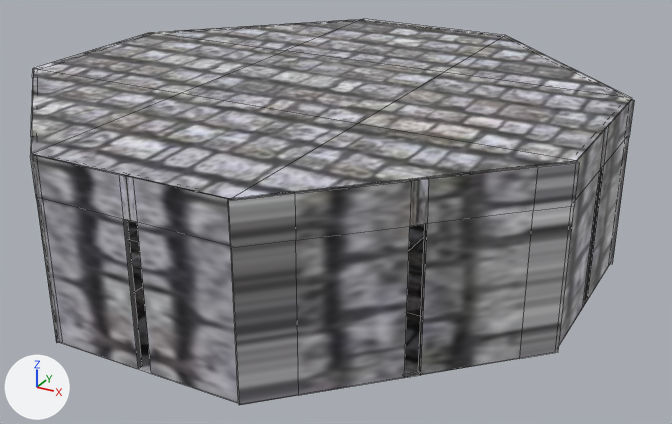
Renders of the Blender file models/Buildings/archer_tower.blend from each side of a commit.
Rendered twice from a 50 mm camera at (78.5, -135.9, 74.4) aimed at (4.6, -1.4, 7.2). Arrows for +X, +Y and +Z are at lower left; the lights stay in place. Mesh edges are drawn as thin lines.
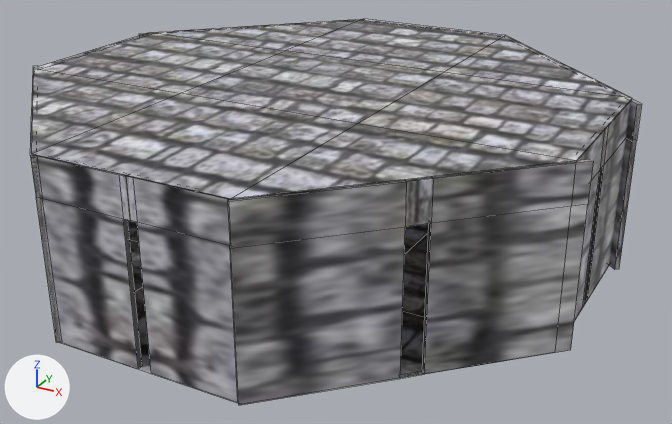
Where the change shows, as pixel boxes [x1, y1, x2, y2] in the pictures (672 x 424 px):
'Cube.002', reshaped, rescaled
    before: [30, 73, 634, 405]
    after: [30, 33, 642, 405]
part 1 of me_cube_005, cut back
    before: [30, 137, 299, 405]
    after: [30, 156, 239, 404]
part 2 of me_cube_005, cut back
    before: [32, 73, 634, 358]
    after: [615, 104, 642, 269]

Diff of the bpy script that builds the scene:
```diff
--- a/models/Buildings/archer_tower.blend.py
+++ b/models/Buildings/archer_tower.blend.py
@@ me_cube_005 @@
 # used by ob_cube_002; parent = ob_cube_001; location = (33.53, -32.02, 1.003); rotation_euler = (0.0, 0.0, -0.785), in degrees (0, 0, -45)
 # verts and faces of me_cube_005; kept vertices keep their numbers, new ones are numbered from 36
 # before: 0 (0.1, -16.6, -1.0), 1 (0.1, -16.6, 28.9), 4 (1.0, -16.6, -1.0) at pixel (298, 395), 5 (1.0, -16.6, 28.9) at pixel (294, 193), 16 (0.1, -16.6, 22.6)
 # before: 19 (1.0, -16.6, 22.6) at pixel (295, 240), 30 (0.1, -24.9, 22.6) at pixel (230, 245), 31 (0.1, -24.9, 28.9) at pixel (227, 198), 32 (1.0, -24.9, 22.6) at pixel (231, 248), 33 (1.0, -24.9, -1.0) at pixel (239, 405)
 # before: 34 (0.1, -24.9, -1.0) at pixel (237, 401), 35 (1.0, -24.9, 28.9) at pixel (228, 201)
 # before: 2 (0.1, 16.6, -1.0), 3 (0.1, 16.6, 28.9) at pixel (534, 165), 6 (1.0, 16.6, -1.0) at pixel (519, 358), 7 (1.0, 16.6, 28.9) at pixel (537, 167), 17 (0.1, 16.6, 22.6)
 # before: 18 (1.0, 16.6, 22.6) at pixel (533, 210), 24 (0.1, 22.9, 22.6), 25 (0.1, 22.9, -1.0), 26 (1.0, 22.9, -1.0) at pixel (558, 352), 27 (0.1, 22.9, 28.9) at pixel (576, 160)
 # before: 28 (1.0, 22.9, 28.9) at pixel (579, 162), 29 (1.0, 22.9, 22.6) at pixel (574, 205)
-me_cube_005.from_pydata(...)  # 36 vertices, 35 faces; spans x 0.1..1.0, y -24.9..22.9, z -1.0..28.9
+me_cube_005.from_pydata(...)  # 24 vertices, 21 faces; spans x 0.1..1.0, y -16.6..16.6, z -1.0..28.9
+# me_cube_005 part 1
+delete_vertices([*range(30, 36)])  # with the faces that use them
+faces += [(0, 4, 19, 5, 1, 16)]
+# me_cube_005 part 2
+delete_vertices([*range(24, 30)])  # with the faces that use them
+faces += [(2, 17, 3, 7, 18, 6)]
 me_cube_005.materials.append(mat_stonewall)
@@ ob_cube_002 @@
 ob_cube_002.rotation_euler = (0.0, 0.0, -0.785)  # degrees (0, 0, -45)
+ob_cube_002.scale = (1.0, 1.5, 1.0)
 _m = ob_cube_002.modifiers.new('Mirror', 'MIRROR')
```
